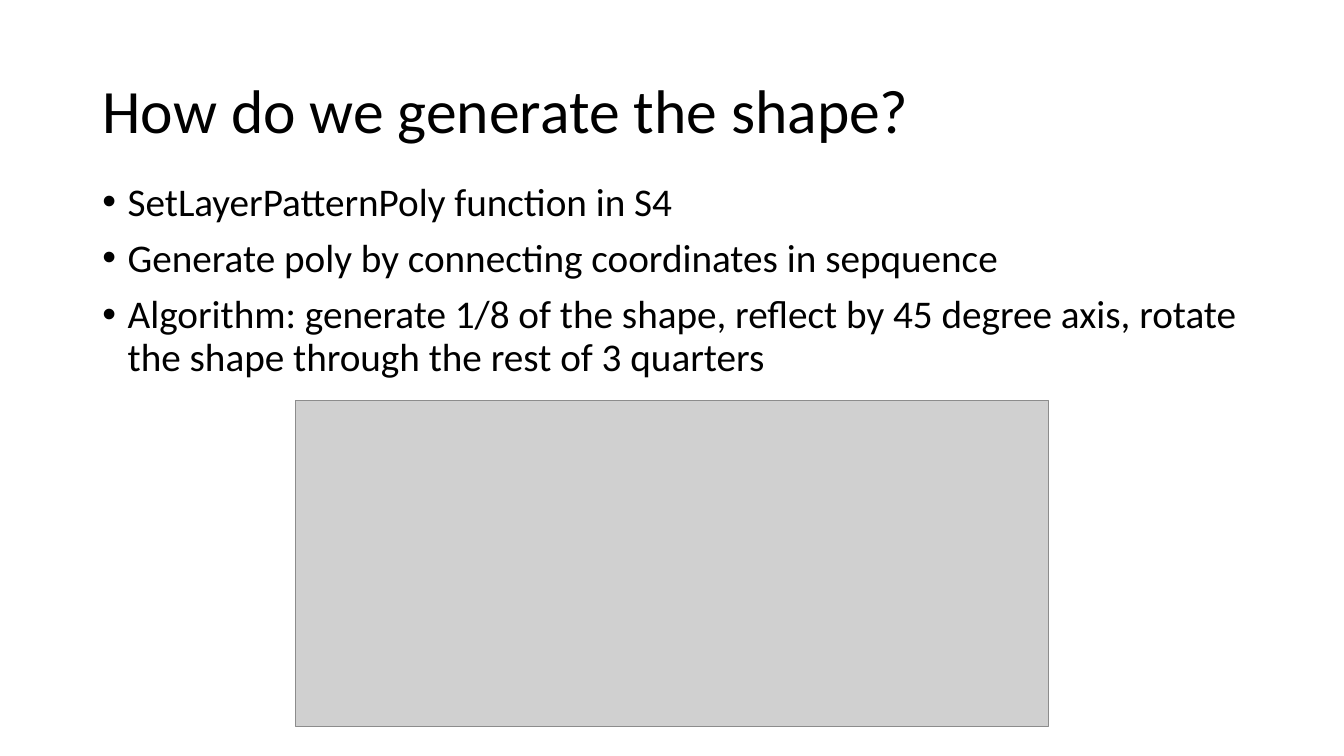
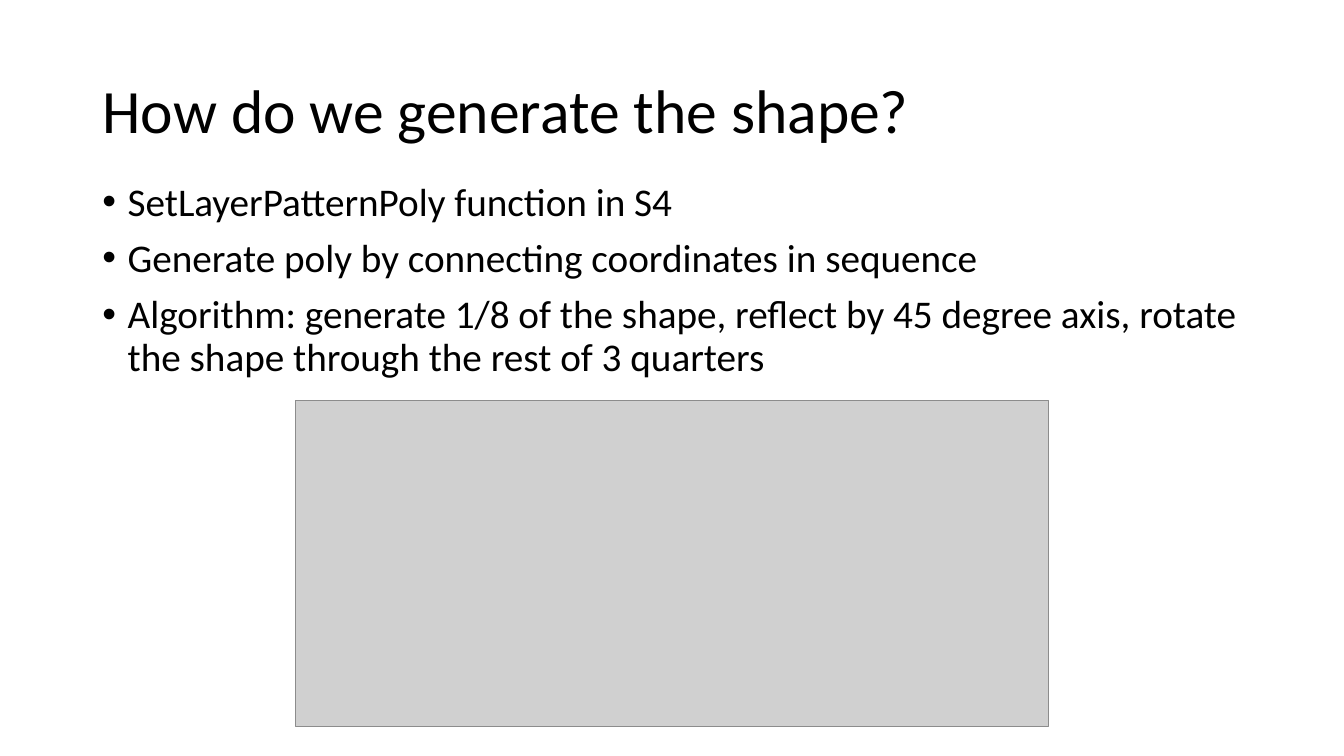
Before and after one commit to rifaasyari/Summer_research, a slide deck: slide 10 of Report_1/Inverse Design via Machine Learning.pptx. Drawn at 1344x756 pixels with LibreOffice and Linux fonts; fonts in the diff are those of the drawing; grey boxes stand for pictures. Boxes give left, top, right and bottom in pixels: in the first picture for what was removed or moved away, otherwise in the second. Text is boxed around its words. In the diff, an @@ line names an element or a change of style, - is before the commit and + after.

```diff
--- a/Report_1/Inverse Design via Machine Learning.pptx
+++ b/Report_1/Inverse Design via Machine Learning.pptx
@@ text at box(128, 244, 977, 279): text changed @@
-• Generate poly by connecting coordinates in sepquence
+• Generate poly by connecting coordinates in sequence
```
Also in this commit, not shown: 5 other slides changed.
